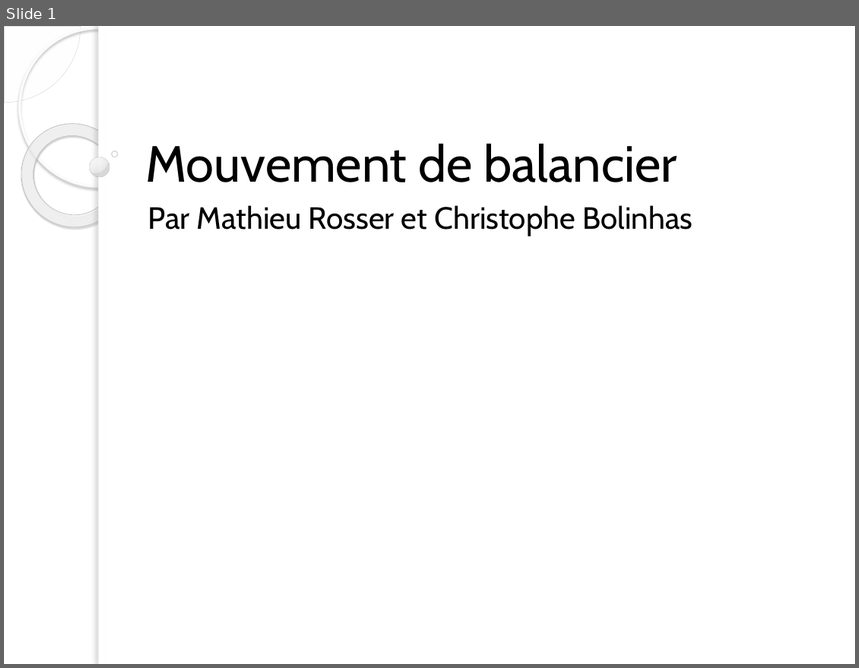
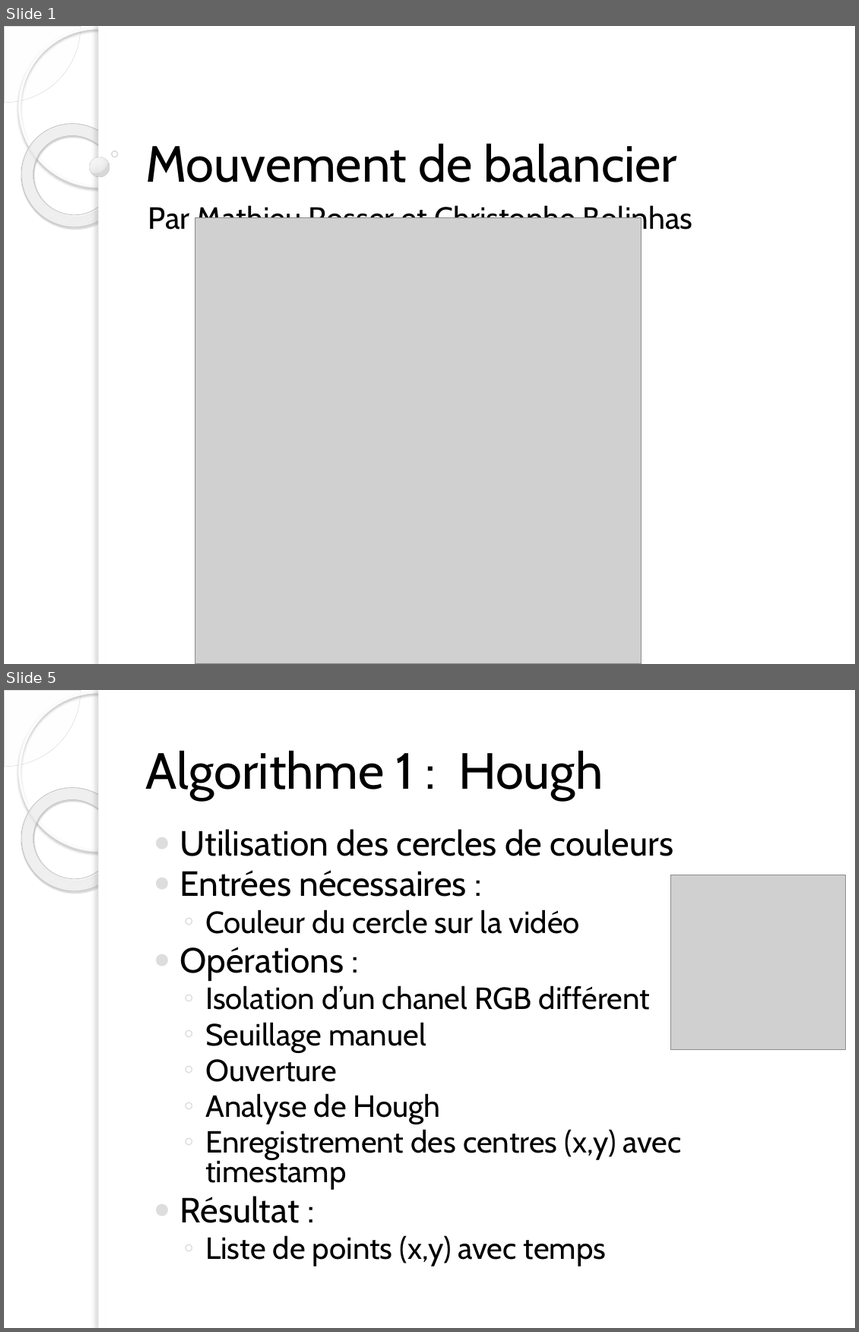
Before and after one commit to ChristopheBolinhas/Balancier, a slide deck: Présentation.pptx. Shown one above the other, each under a label of ours: slide 1 before the commit, slides 1 and 5 after it; the slides between them are not shown. The pictures are 859x668 and 859x1332 pixels, drawn with LibreOffice and Linux fonts; fonts in the diff are those of the drawing; grey boxes stand for pictures; background and template pictures are left out. Boxes give left, top, right and bottom in pixels: in the first picture for what was removed or moved away, otherwise in the second. Text is boxed around its words. In the diff, an @@ line names an element or a change of style, - is before the commit and + after.

Commit message:
Réalisation de la présentation (sans résultat) + Graphiques par rapport aux données

```diff
--- a/Présentation.pptx
+++ b/Présentation.pptx
@@ slide 5 added at (4, 690, 855, 1328), background picture (left out); not listed: 5 template elements that a slide beside it also shows @@
@@ title added at (146, 750, 603, 800), 43 pt, text #000000 @@
+Algorithme 1 : Hough
@@ text added at (180, 829, 682, 1267), 25.9 pt, text #000000 @@
+● Utilisation des cercles de couleurs
+● Entrées nécessaires :
+  ◦ Couleur du cercle sur la vidéo
+● Opérations :
+  ◦ Isolation d’un chanel RGB différent
+  ◦ Seuillage manuel
+  ◦ Ouverture
+  ◦ Analyse de Hough
+  ◦ Enregistrement des centres (x,y) avec timestamp
+● Résultat :
+  ◦ Liste de points (x,y) avec temps
@@ picture added at (671, 875, 845, 1050) @@
@@ slide 1 changed as well @@
@@ picture added at (195, 218, 642, 664) @@
```
Also in this commit, not shown: 17 other slides added, 6 other files.
